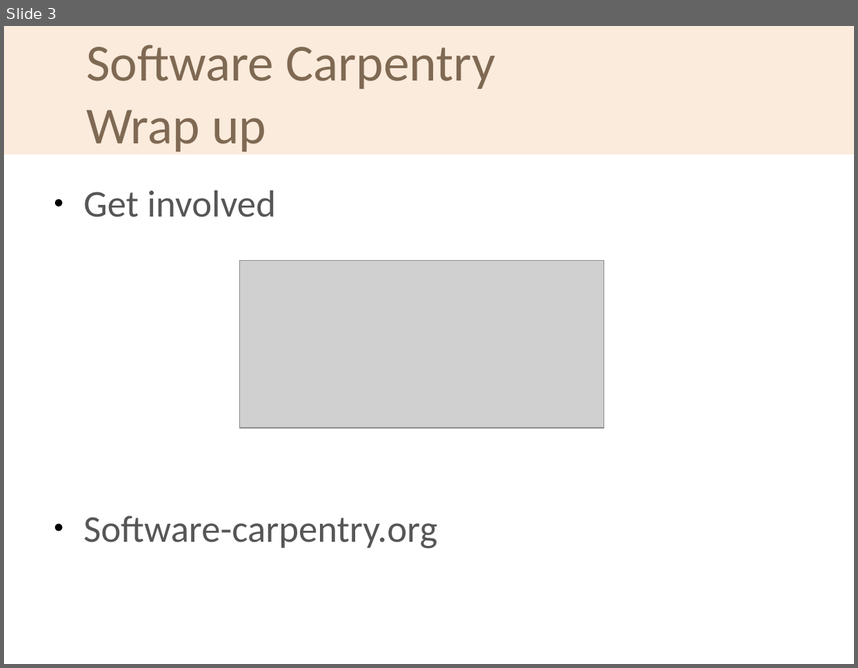
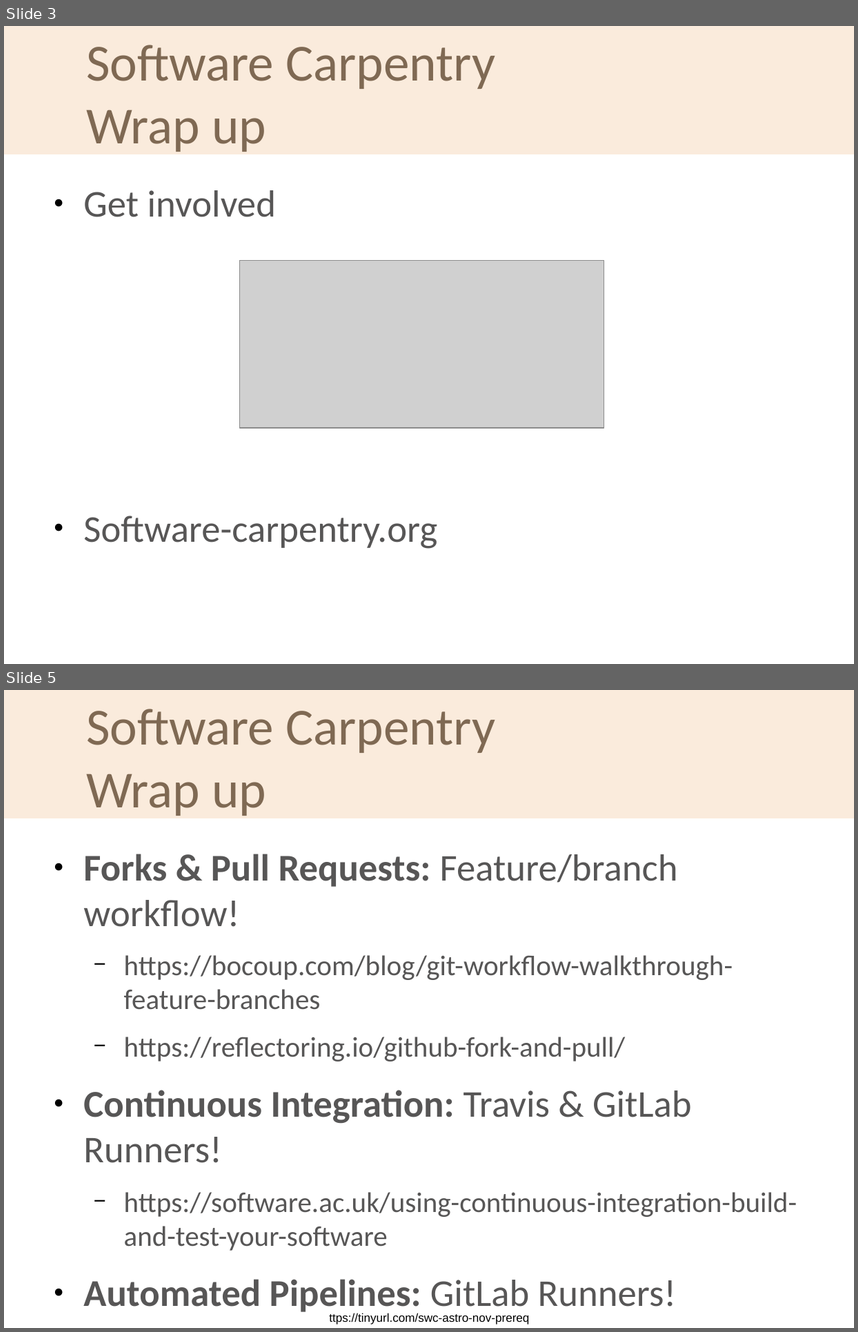
Before and after one commit to softwaresaved/2020-04-30-ramp-swc, a slide deck: welcome/swc-rsg-wrap-up.odp. Shown one above the other, each under a label of ours: slide 3 before the commit, slides 3 and 5 after it; the slides between them are not shown. The pictures are 858x668 and 858x1332 pixels, drawn with LibreOffice and Linux fonts; fonts in the diff are those of the drawing; grey boxes stand for pictures; background and template pictures are left out. Boxes give left, top, right and bottom in pixels: in the first picture for what was removed or moved away, otherwise in the second. Text is boxed around its words. In the diff, an @@ line names an element or a change of style, - is before the commit and + after.

```diff
--- a/welcome/swc-rsg-wrap-up.odp
+++ b/welcome/swc-rsg-wrap-up.odp
@@ slide 5 added at box(4, 690, 854, 1328), background #FFFFFF; not listed: 1 template element that a slide beside it also shows @@
@@ title added at box(86, 709, 495, 816), 44 pt, text #7F6953 @@
+Software Carpentry
+Wrap up
@@ text added at box(83, 854, 797, 1314), 24 pt, text #575656 @@
+● Forks & Pull Requests: Feature/branch workflow!
+  − https://bocoup.com/blog/git-workflow-walkthrough-feature-branches
+  − https://reflectoring.io/github-fork-and-pull/
+● Continuous Integration: Travis & GitLab Runners!
+  − https://software.ac.uk/using-continuous-integration-build-and-test-your-software
+● Automated Pipelines: GitLab Runners!
@@ text added at box(329, 1312, 529, 1324), 10 pt, text #000000 @@
+ttps://tinyurl.com/swc-astro-nov-prereq
```
Also in this commit, not shown: 1 slide changed, 1 other file.
